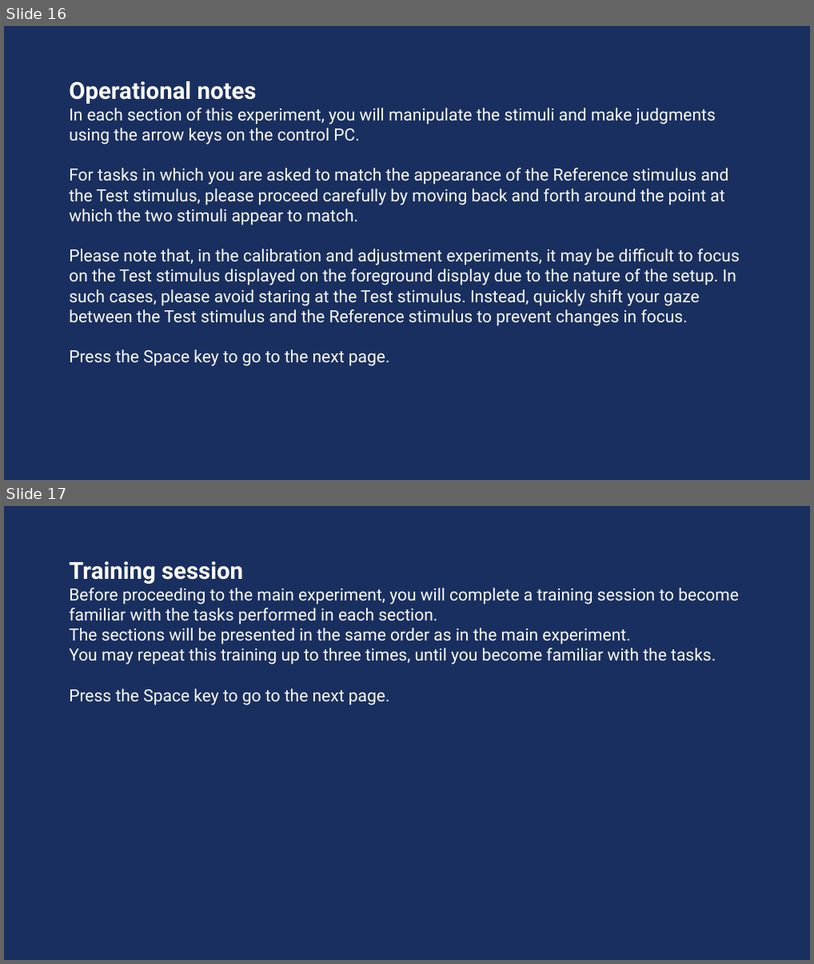
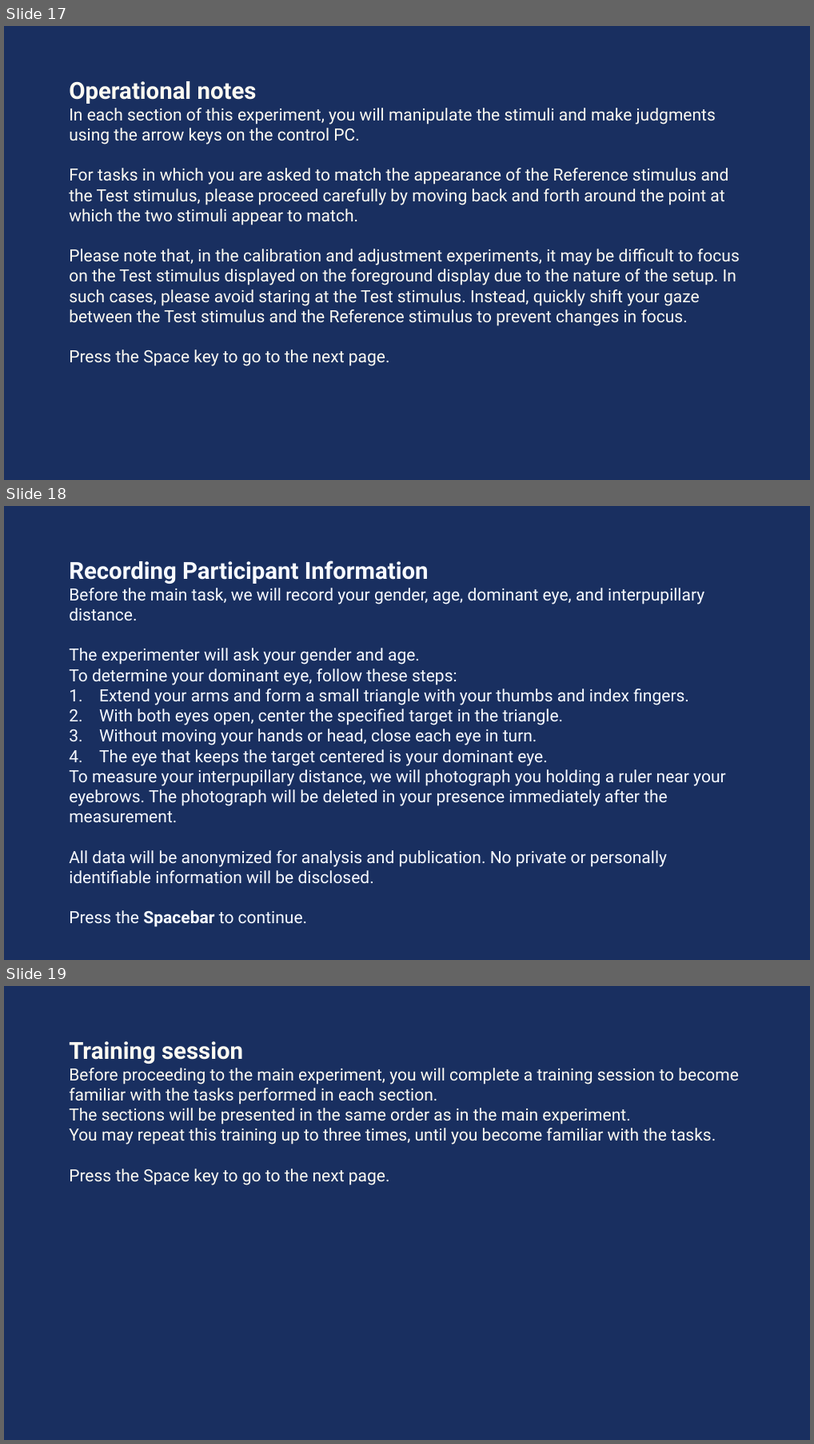
Before and after one commit to HAMADAKAZUKI2423/lab, a slide deck: tex/ethicsreview/ethics_review_visibility/別紙2評価実験説明.pptx. Shown one above the other, each under a label of ours: slides 16 and 17 before the commit, slides 17, 18 and 19 after it. The pictures are 814x964 and 814x1444 pixels, drawn with LibreOffice and Linux fonts; fonts in the diff are those of the drawing. Boxes give left, top, right and bottom in pixels: in the first picture for what was removed or moved away, otherwise in the second. Text is boxed around its words. In the diff, an @@ line names an element or a change of style, - is before the commit and + after.

```diff
--- a/tex/ethicsreview/ethics_review_visibility/別紙2評価実験説明.pptx
+++ b/tex/ethicsreview/ethics_review_visibility/別紙2評価実験説明.pptx
@@ slide 18 added at bbox=[4, 506, 810, 960], background #192F60 @@
@@ text added at bbox=[69, 560, 726, 927], 20 pt, text #F7FAFF @@
+Recording Participant Information
+Before the main task, we will record your gender, age, dominant eye, and interpupillary distance.
+The experimenter will ask your gender and age.
+To determine your dominant eye, follow these steps:
+1. Extend your arms and form a small triangle with your thumbs and index fingers.
+2. With both eyes open, center the specified target in the triangle.
+3. Without moving your hands or head, close each eye in turn.
+4. The eye that keeps the target centered is your dominant eye.
+To measure your interpupillary distance, we will photograph you holding a ruler near your eyebrows. The photograph will be deleted in your presence immediately after the measurement.
+All data will be anonymized for analysis and publication. No private or personally identifiable information will be disclosed.
+Press the Spacebar to continue.
@@ what was slide 16 is now slide 17 @@
@@ what was slide 17 is now slide 19 @@
```
Also in this commit, not shown: 1 slide changed, 1 other slide added.
